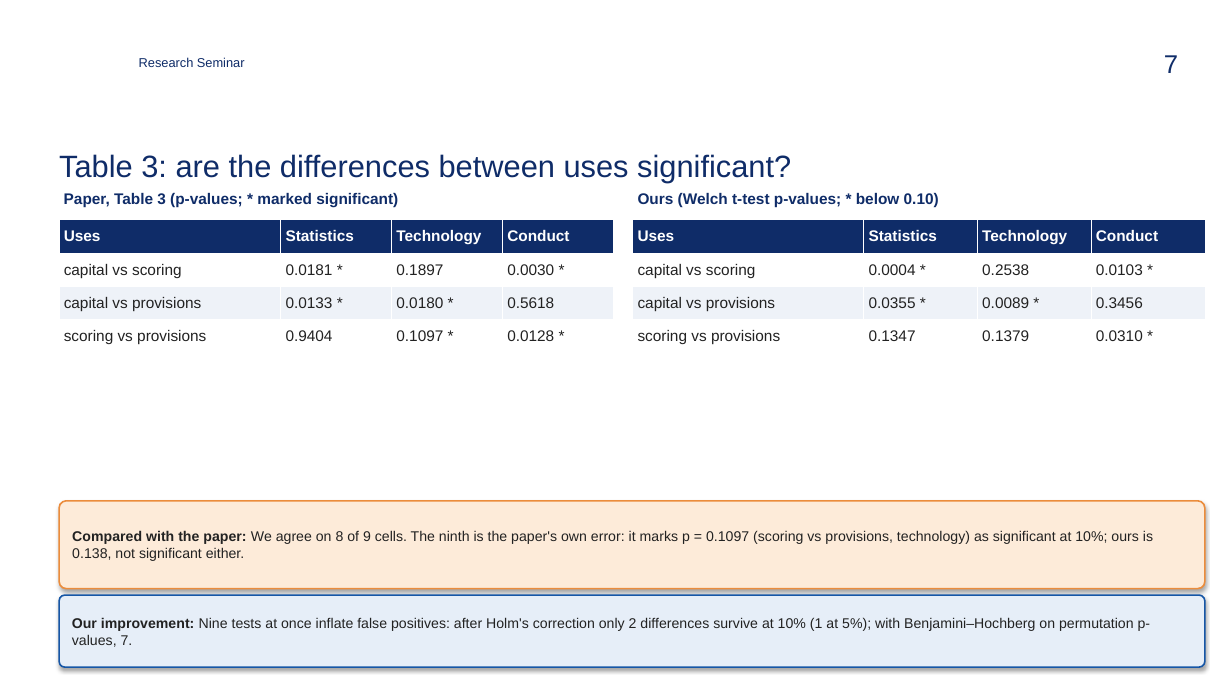
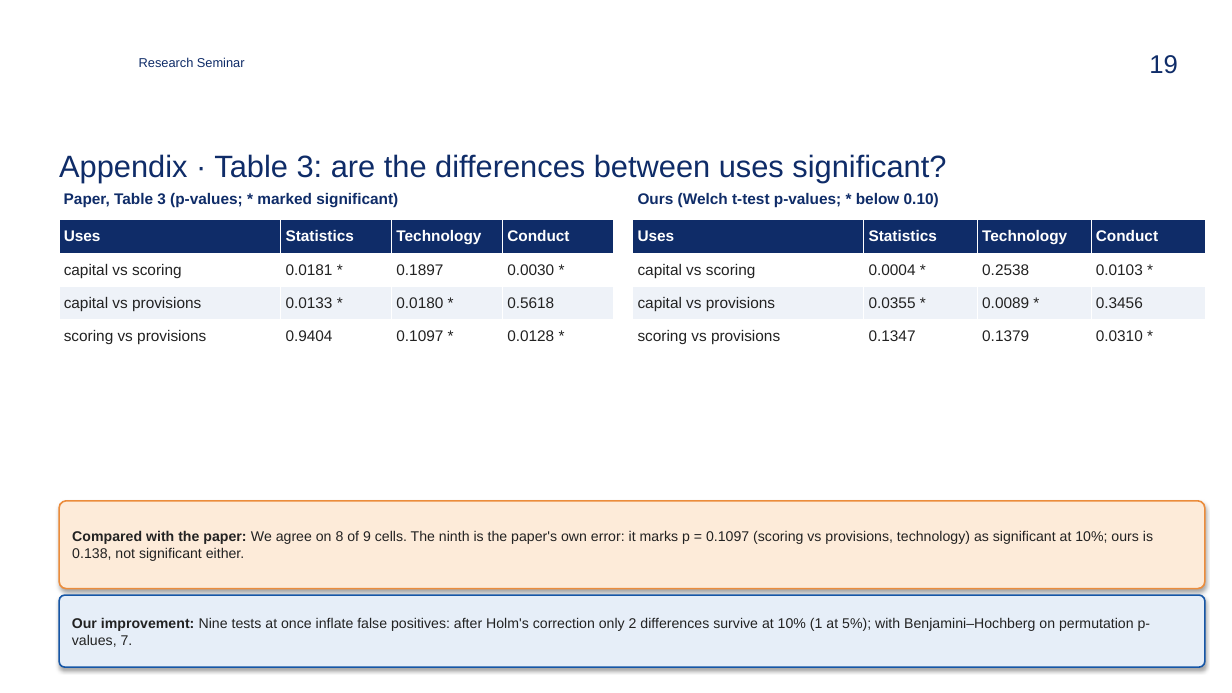
Before and after one commit to zavaz5/ml-model-risk, a slide deck: slide 19 of docs/presentation.pptx (slide 7 before the commit). Drawn at 1232x693 pixels with LibreOffice and Linux fonts; fonts in the diff are those of the drawing; background and template pictures are left out. Boxes give left, top, right and bottom in pixels: in the first picture for what was removed or moved away, otherwise in the second. Text is boxed around its words. In the diff, an @@ line names an element or a change of style, - is before the commit and + after.

```diff
--- a/docs/presentation.pptx
+++ b/docs/presentation.pptx
@@ page number at bbox=[1149, 55, 1178, 74]: text changed @@
-7
+19
@@ title at bbox=[59, 154, 946, 182]: text changed @@
-Table 3: are the differences between uses significant?
+Appendix · Table 3: are the differences between uses significant?
```
Also in this commit, not shown: 13 other slides changed, 10 slides added, 18 other files.
